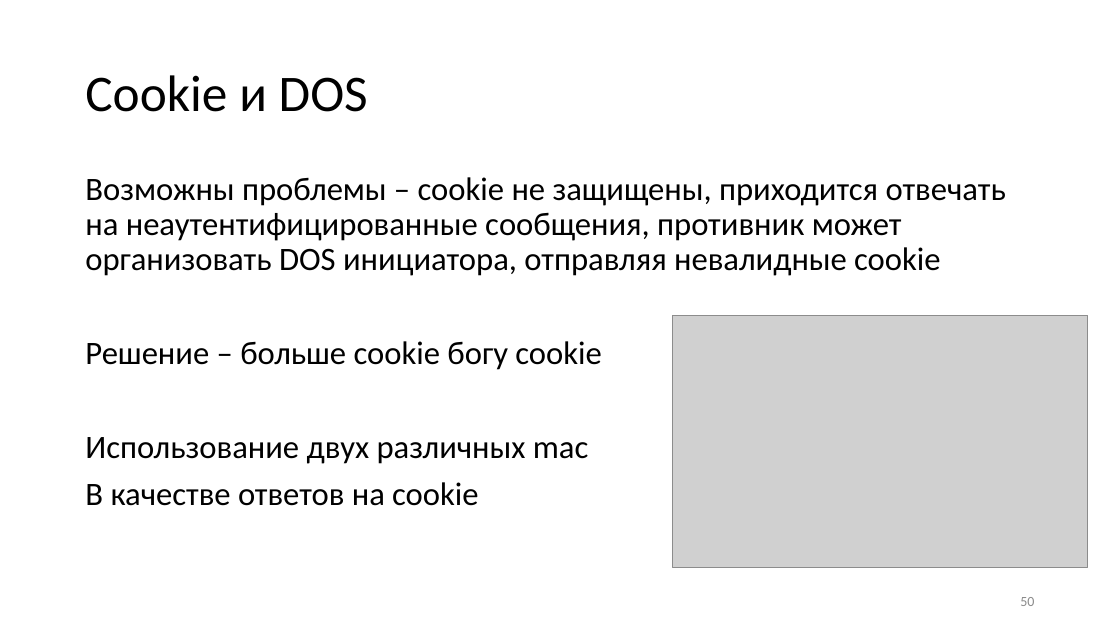
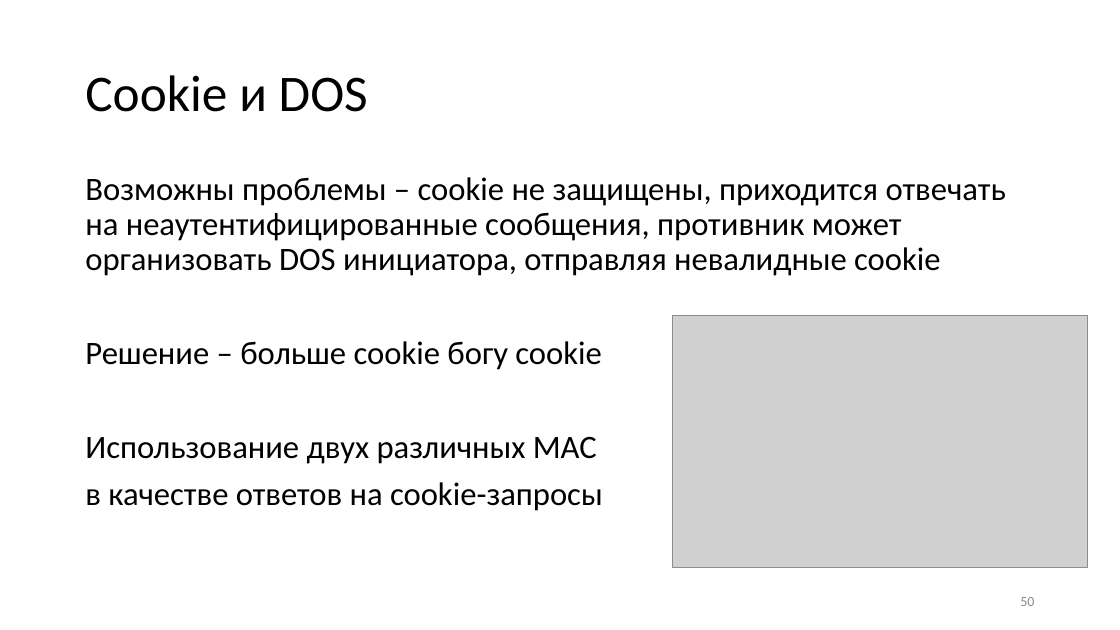
Before and after one commit to CryptoCourse/CryptoLectures, a slide deck: slide 50 of Lectures/Lecture0x2.pptx. Drawn at 1120x630 pixels with LibreOffice and Linux fonts; fonts in the diff are those of the drawing; grey boxes stand for pictures. Boxes give left, top, right and bottom in pixels: in the first picture for what was removed or moved away, otherwise in the second. Text is boxed around its words. In the diff, an @@ line names an element or a change of style, - is before the commit and + after.

```diff
--- a/Lectures/Lecture0x2.pptx
+++ b/Lectures/Lecture0x2.pptx
@@ text at (x1=85, y1=436, x2=603, y2=511): text changed @@
-Использование двух различных mac
-В качестве ответов на cookie
+Использование двух различных MAC
+в качестве ответов на cookie-запросы
```
Also in this commit, not shown: 9 other slides changed, 3 other files.
